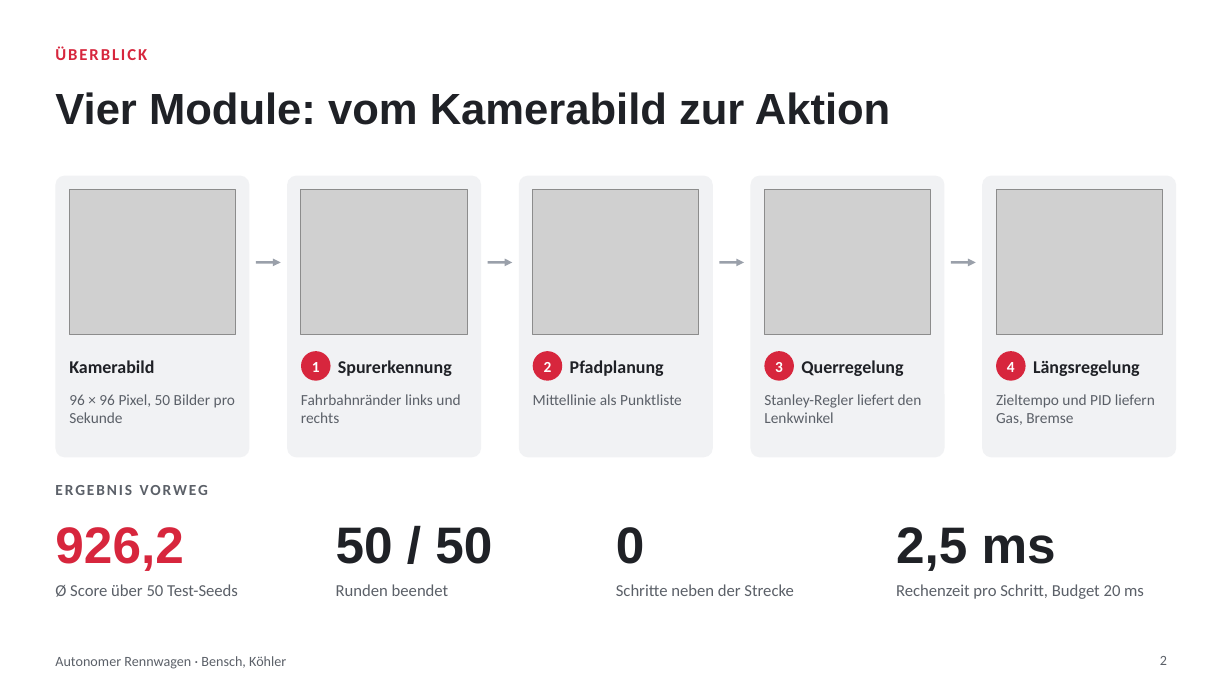
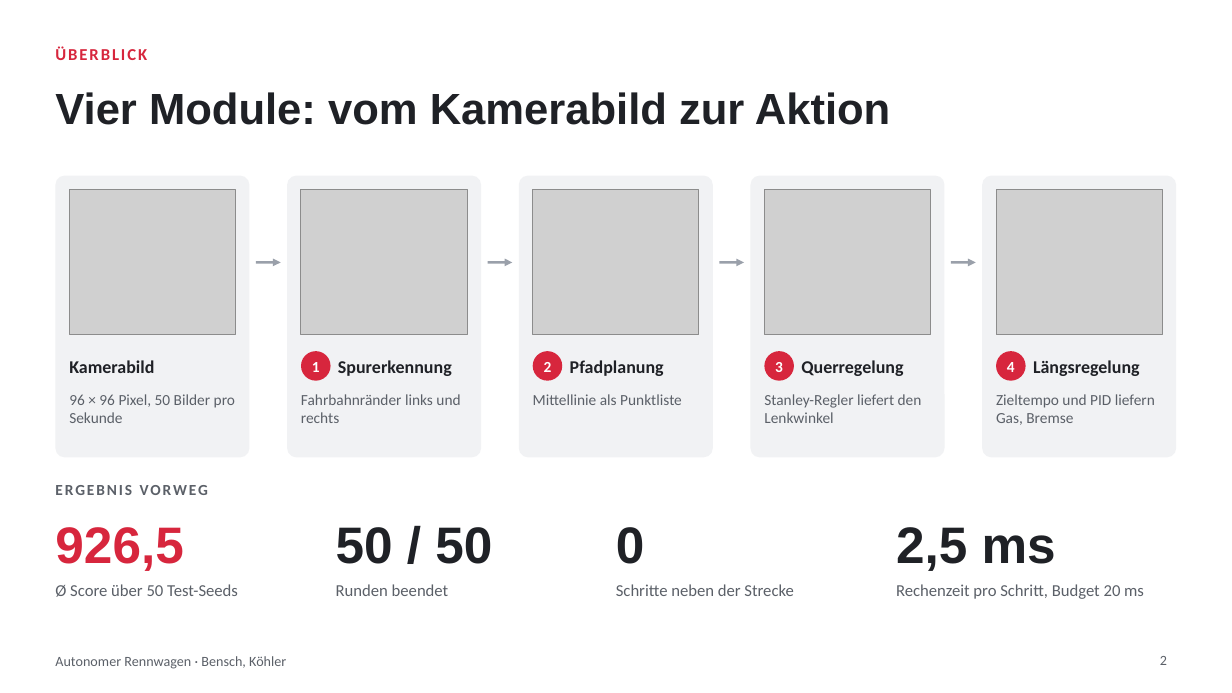
Before and after one commit to MortizK/Autonomes-Fahren-Project, a slide deck: slide 2 of docs/Abschlusspraesentation_10min.pptx. Drawn at 1232x693 pixels with LibreOffice and Linux fonts; fonts in the diff are those of the drawing; grey boxes stand for pictures. Boxes give left, top, right and bottom in pixels: in the first picture for what was removed or moved away, otherwise in the second. Text is boxed around its words. In the diff, an @@ line names an element or a change of style, - is before the commit and + after.

```diff
--- a/docs/Abschlusspraesentation_10min.pptx
+++ b/docs/Abschlusspraesentation_10min.pptx
@@ text at [55, 527, 183, 571]: text changed @@
-926,2
+926,5
```
Also in this commit, not shown: 5 other slides changed.
